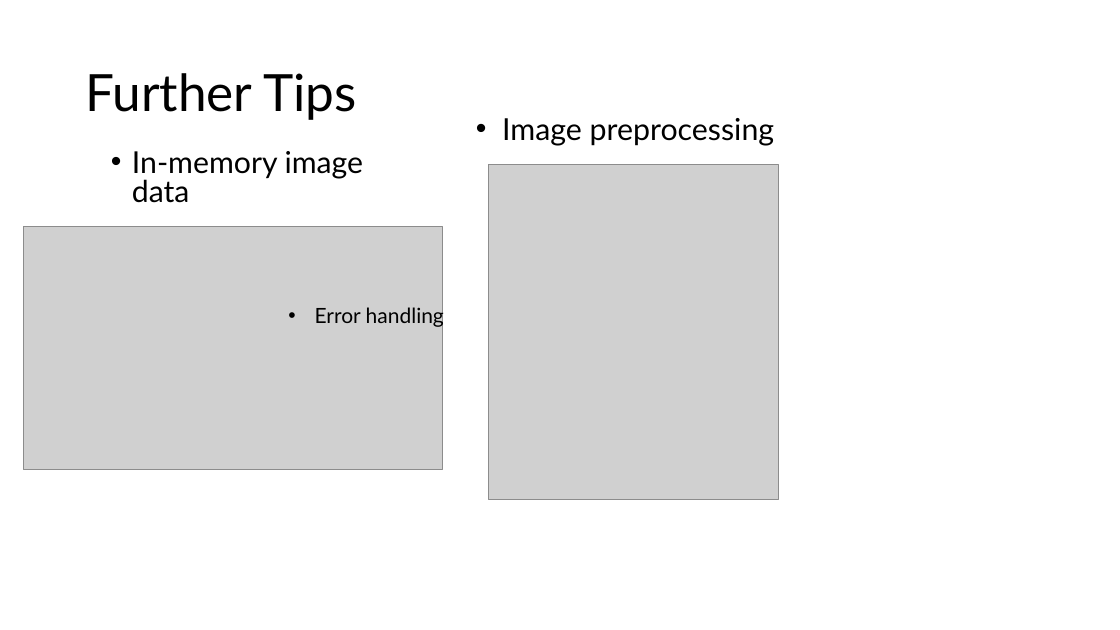
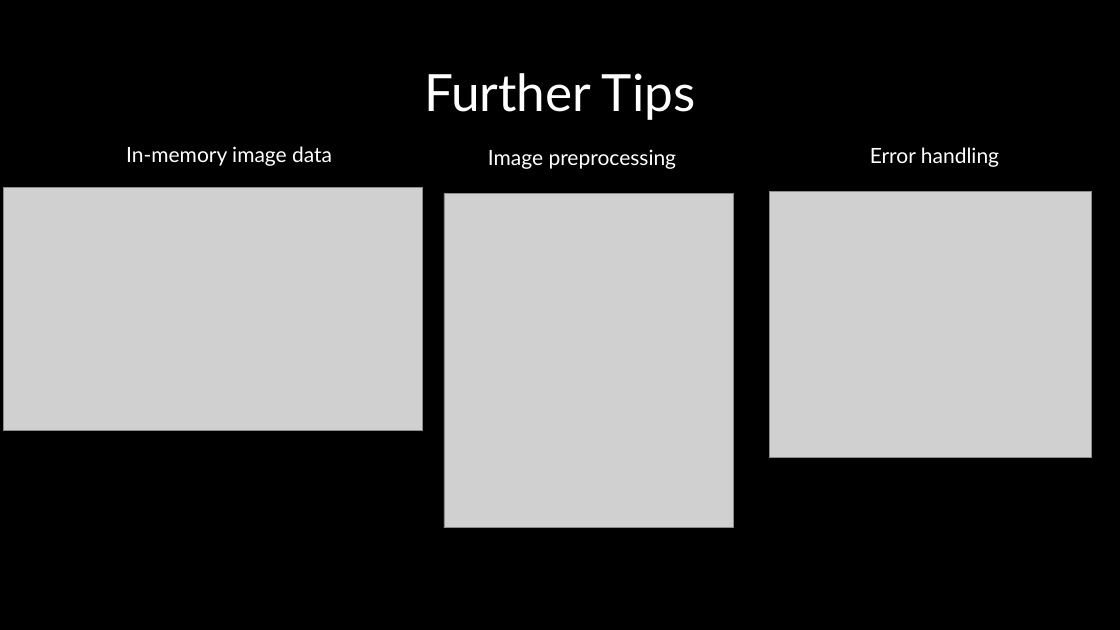
Before and after one commit to sammmmmmiller/CS584, a slide deck: slide 8 of cs584present.pptx. Drawn at 1120x630 pixels with LibreOffice and Linux fonts; fonts in the diff are those of the drawing; grey boxes stand for pictures. Boxes give left, top, right and bottom in pixels: in the first picture for what was removed or moved away, otherwise in the second. Text is boxed around its words. In the diff, an @@ line names an element or a change of style, - is before the commit and + after.

```diff
--- a/cs584present.pptx
+++ b/cs584present.pptx
@@ background #FFFFFF to #000000 @@
@@ title "Further Tips" at bbox=[424, 73, 695, 120]: text colour #000000 to #FFFFFF; alignment left to centre @@
@@ text "In-memory image data" at bbox=[126, 146, 332, 166]: size 25.9 to 18 pt, text colour #000000 to #FFFFFF; alignment left to centre; bullet • to none; line spacing 0.8 to 0.9 @@
@@ text "Image preprocessing": place and size @@
-text "Image preprocessing" at bbox=[502, 118, 775, 145]
+text "Image preprocessing" at bbox=[488, 149, 677, 169]
@@ text "Image preprocessing" at bbox=[488, 149, 677, 169]: size 26 to 18 pt, text colour #000000 to #FFFFFF; alignment left to centre; bullet • to none @@
@@ text "Error handling": place and size @@
-text "Error handling" at bbox=[315, 305, 444, 328]
+text "Error handling" at bbox=[870, 147, 999, 167]
@@ text "Error handling" at bbox=[870, 147, 999, 167]: text colour #000000 to #FFFFFF; alignment left to centre; bullet • to none @@
@@ picture: place and size @@
-picture at bbox=[24, 227, 442, 470]
+picture at bbox=[4, 187, 423, 430]
@@ picture: place and size @@
-picture at bbox=[489, 165, 779, 499]
+picture at bbox=[444, 193, 734, 528]
@@ picture added at bbox=[770, 192, 1091, 458] @@
```
Also in this commit, not shown: 21 other slides changed, 4 slides added, 3 slides removed.
